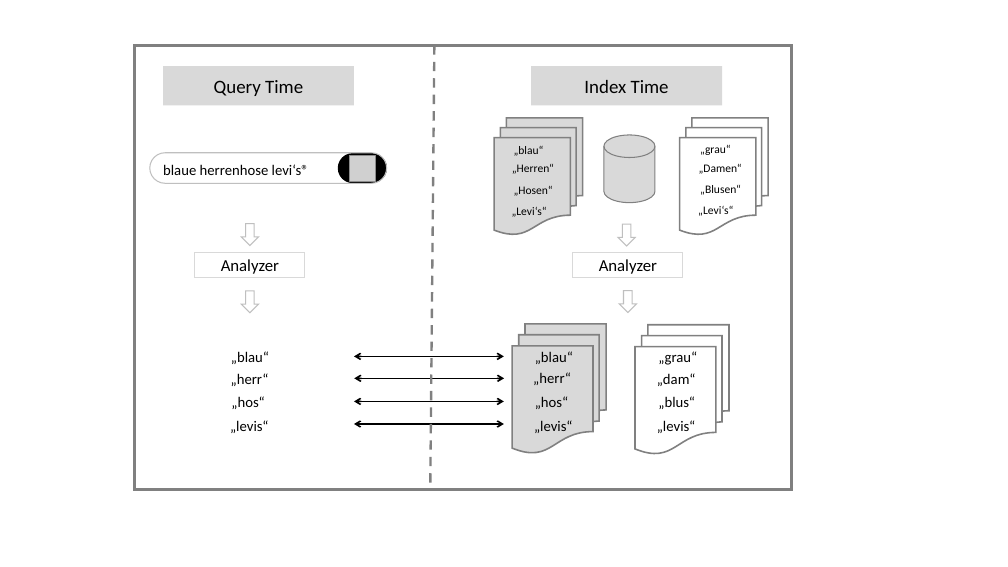
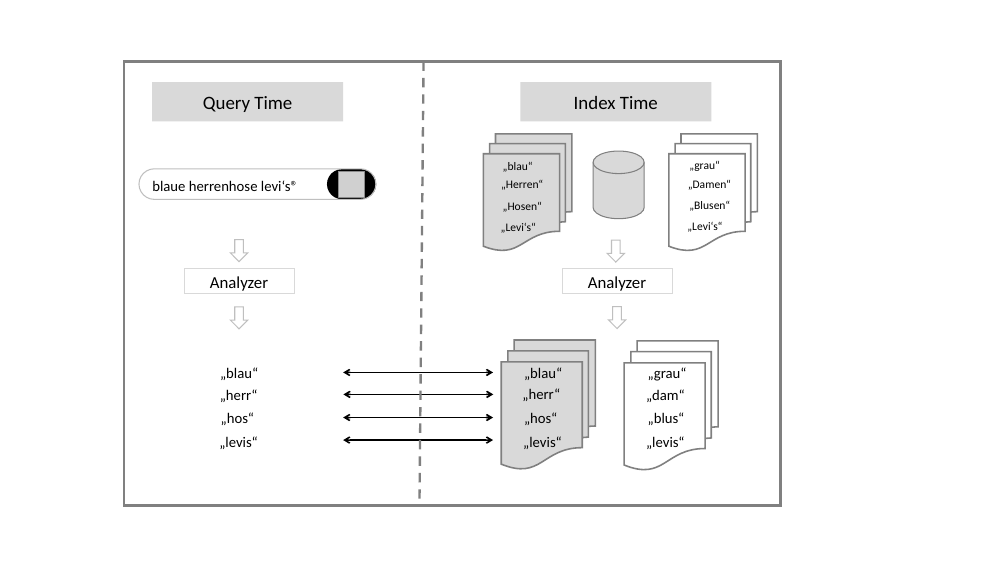
Before and after one commit to KotschM/LATEX_Bachelorarbeit, a slide deck: slide 3 of images/Bilder.pptx. Drawn at 1008x567 pixels with LibreOffice and Linux fonts; fonts in the diff are those of the drawing; grey boxes stand for pictures. Boxes give left, top, right and bottom in pixels: in the first picture for what was removed or moved away, otherwise in the second. Text is boxed around its words. In the diff, an @@ line names an element or a change of style, - is before the commit and + after.

```diff
--- a/images/Bilder.pptx
+++ b/images/Bilder.pptx
@@ 21 texts, 5 rectangles, 4 down arrows, 4 flow chart multidocuments, 4 double arrows, 2 rounded rectangles, 1 picture, 1 cylinder, 1 line: place and size @@
-21 texts, 5 rectangles, 4 down arrows, 4 flow chart multidocuments, 4 double arrows, 2 rounded rectangles, 1 picture, 1 cylinder, 1 line at bbox=[135, 45, 792, 490]
+21 texts, 5 rectangles, 4 down arrows, 4 flow chart multidocuments, 4 double arrows, 2 rounded rectangles, 1 picture, 1 cylinder, 1 line at bbox=[124, 61, 781, 506]
```
Also in this commit, not shown: 1 slide removed, 8 other files.
